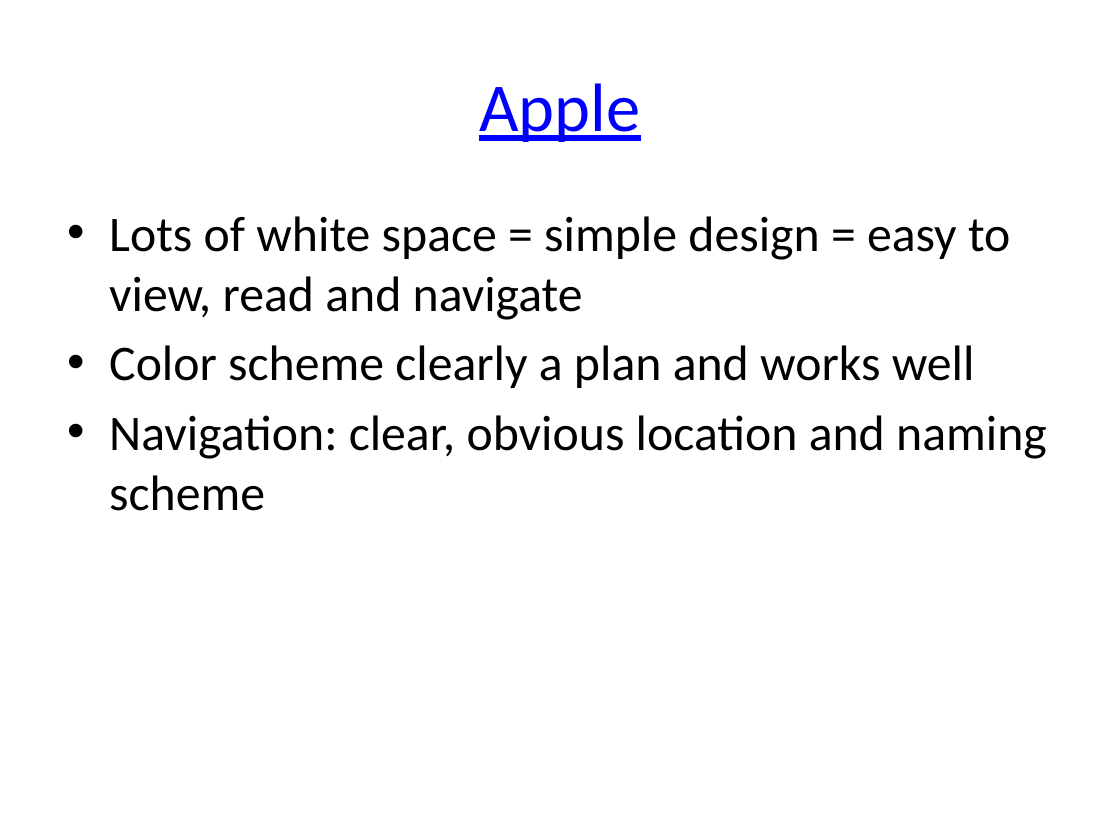
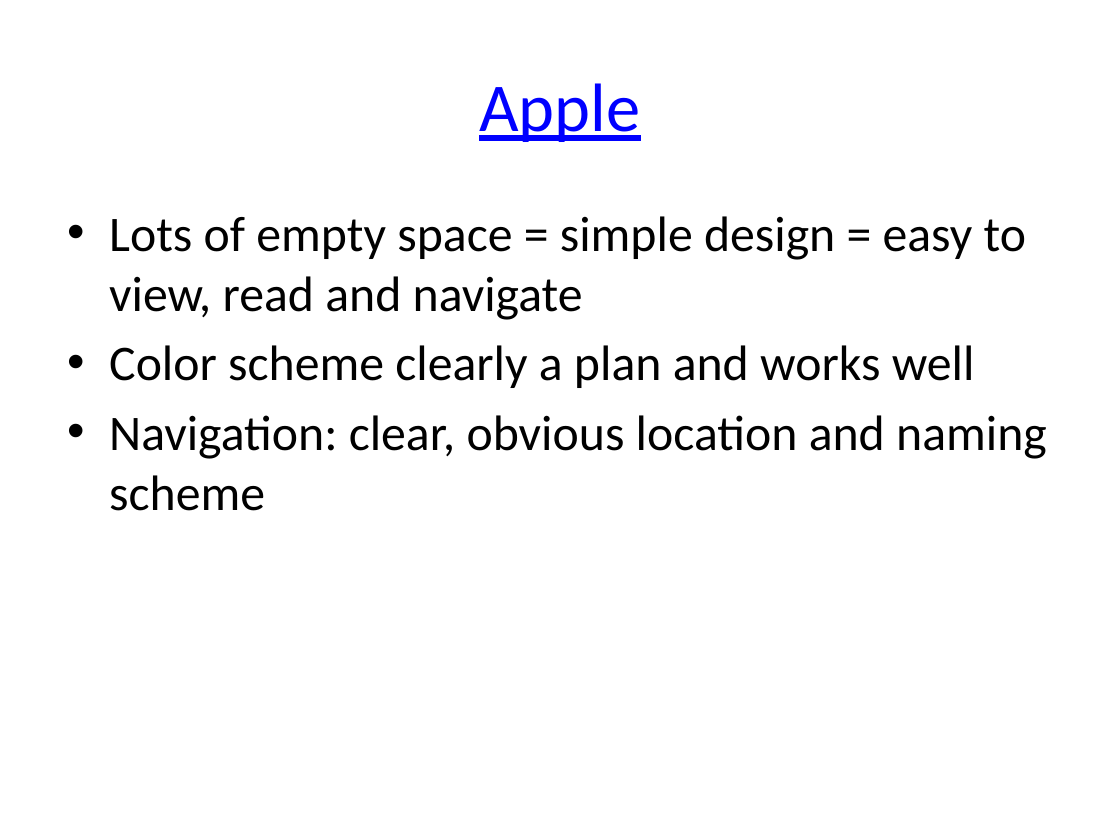
Before and after one commit to arhswebdesign/arhswebdesign.github.io, a slide deck: slide 5 of powerpoint/Web Site evaluation.pptx. Drawn at 1120x840 pixels with LibreOffice and Linux fonts; fonts in the diff are those of the drawing. Boxes give left, top, right and bottom in pixels: in the first picture for what was removed or moved away, otherwise in the second. Text is boxed around its words. In the diff, an @@ line names an element or a change of style, - is before the commit and + after.

```diff
--- a/powerpoint/Web Site evaluation.pptx
+++ b/powerpoint/Web Site evaluation.pptx
@@ text at bbox=[109, 216, 1026, 320]: text changed @@
-• Lots of white space = simple design = easy to view, read and navigate
+• Lots of empty space = simple design = easy to view, read and navigate
```
Also in this commit, not shown: 5 other slides changed.
